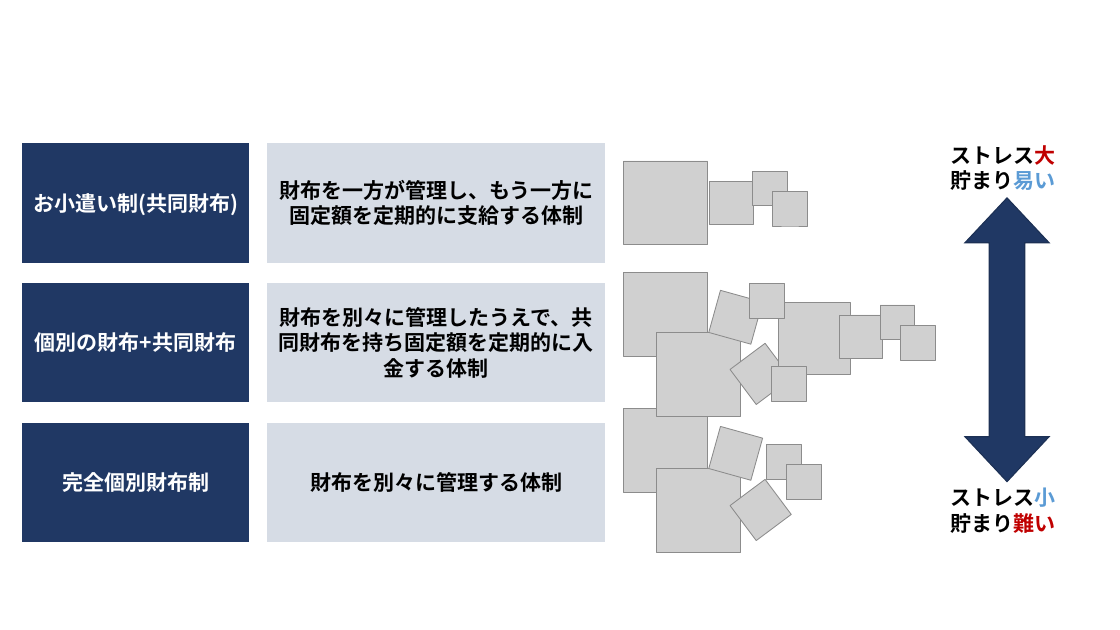
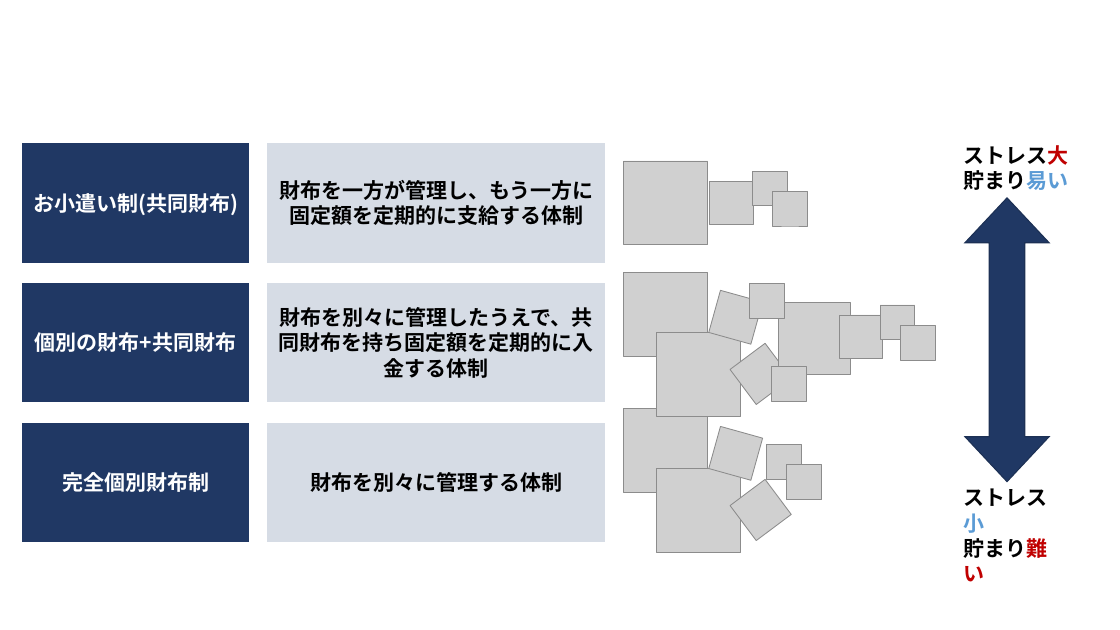
Before and after one commit to nngkhyt/nngkhyt.github.io, a slide deck: slide 2 of images/news/news_3/KakeiTaisei.pptx. Drawn at 1120x630 pixels with LibreOffice and Linux fonts; fonts in the diff are those of the drawing; grey boxes stand for pictures. Boxes give left, top, right and bottom in pixels: in the first picture for what was removed or moved away, otherwise in the second. Text is boxed around its words. In the diff, an @@ line names an element or a change of style, - is before the commit and + after.

```diff
--- a/images/news/news_3/KakeiTaisei.pptx
+++ b/images/news/news_3/KakeiTaisei.pptx
@@ text "ストレス大 貯まり易い": place and size @@
-text "ストレス大 貯まり易い" at box(951, 145, 1056, 190)
+text "ストレス大 貯まり易い" at box(964, 145, 1069, 190)
@@ text "ストレス小 貯まり難い" rewrapped from box(951, 487, 1056, 533) to box(964, 488, 1048, 582) @@
```
Also in this commit, not shown: 14 other files.
